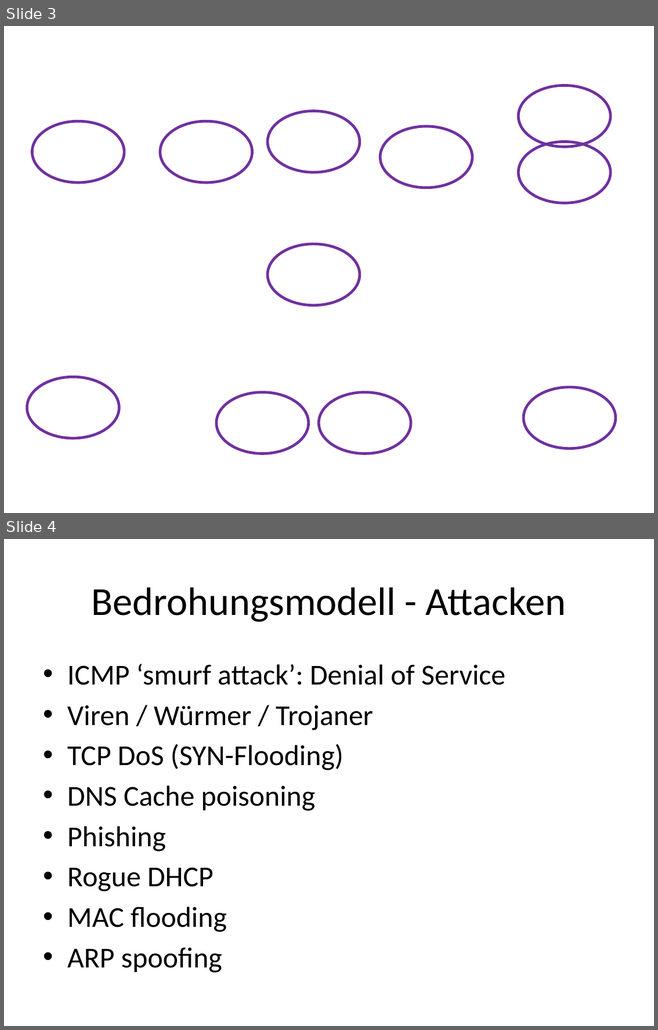
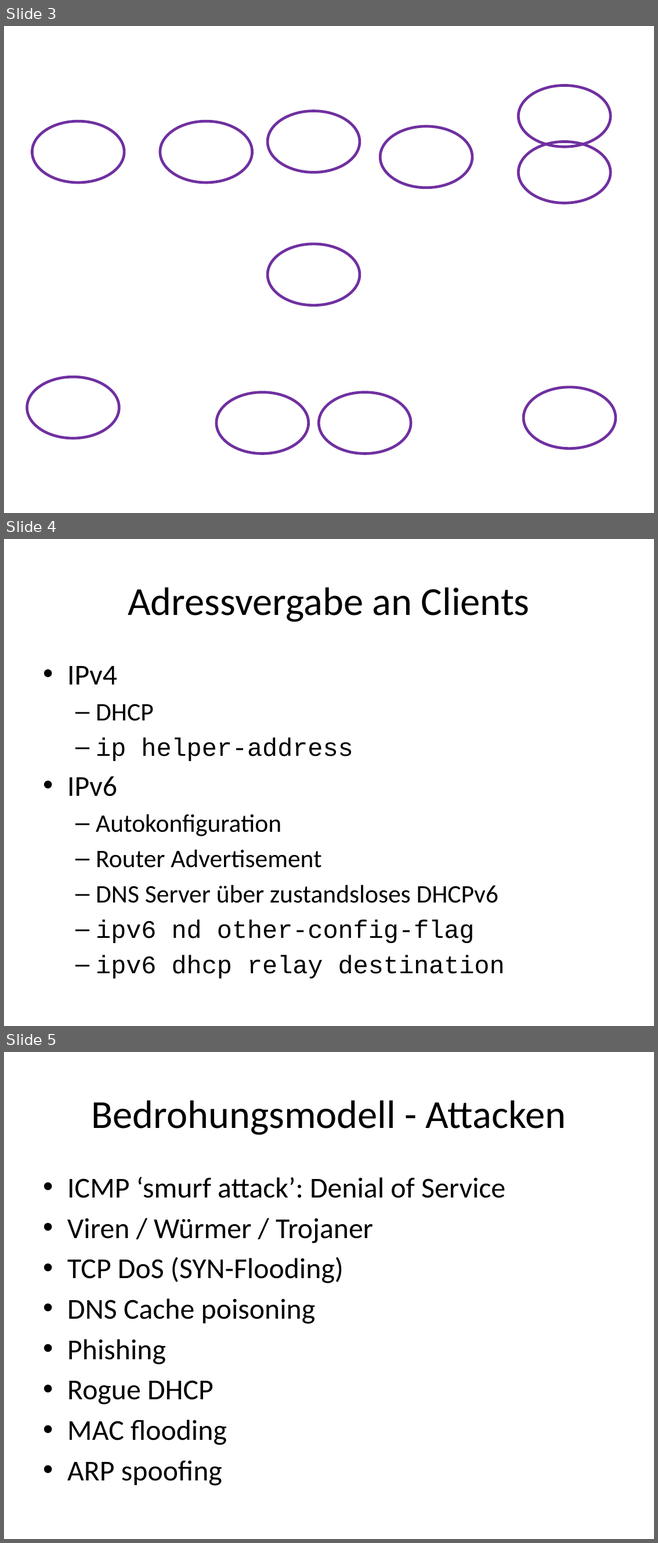
Before and after one commit to iSOcH/wosm, a slide deck: Phase1/Demo1.pptx. Shown one above the other, each under a label of ours: slides 3 and 4 before the commit, slides 3, 4 and 5 after it. The pictures are 658x1030 and 658x1543 pixels, drawn with LibreOffice and Linux fonts; fonts in the diff are those of the drawing; background and template pictures are left out. Boxes give left, top, right and bottom in pixels: in the first picture for what was removed or moved away, otherwise in the second. Text is boxed around its words. In the diff, an @@ line names an element or a change of style, - is before the commit and + after.

```diff
--- a/Phase1/Demo1.pptx
+++ b/Phase1/Demo1.pptx
@@ slide 4 added at box(4, 539, 654, 1026), background #FFFFFF @@
@@ title added at box(128, 587, 529, 622), 44 pt, text #000000 @@
+Adressvergabe an Clients
@@ text added at box(67, 666, 505, 979), 28 pt, text #000000 @@
+• IPv4
+  – DHCP
+  – ip helper-address
+• IPv6
+  – Autokonfiguration
+  – Router Advertisement
+  – DNS Server über zustandsloses DHCPv6
+  – ipv6 nd other-config-flag
+  – ipv6 dhcp relay destination
@@ what was slide 4 is now slide 5 @@
```
Also in this commit, not shown: 1 slide changed.
